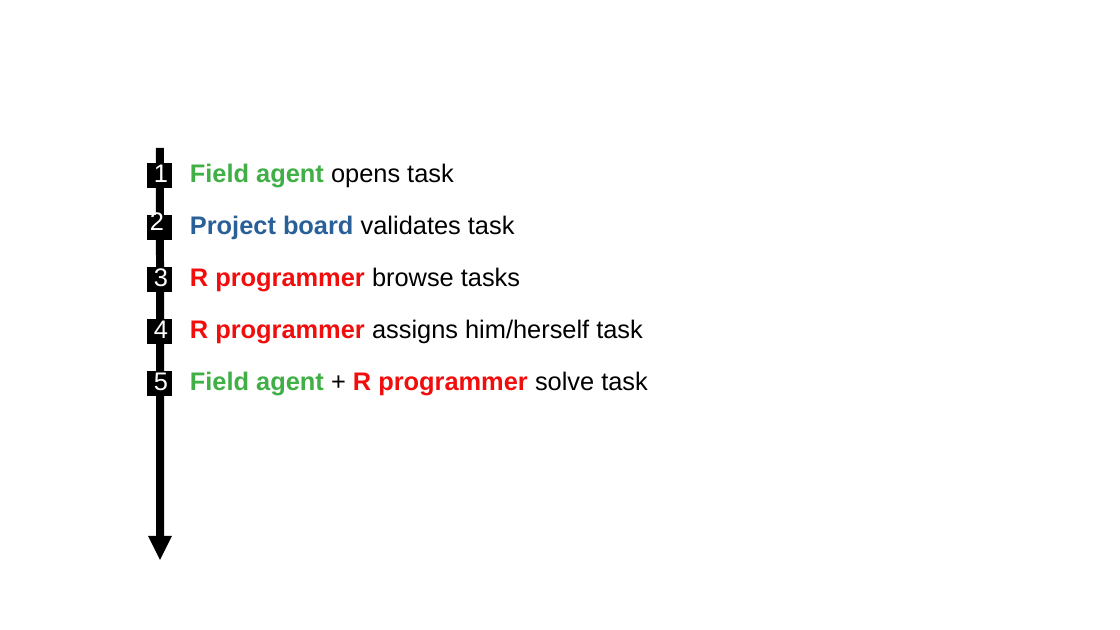
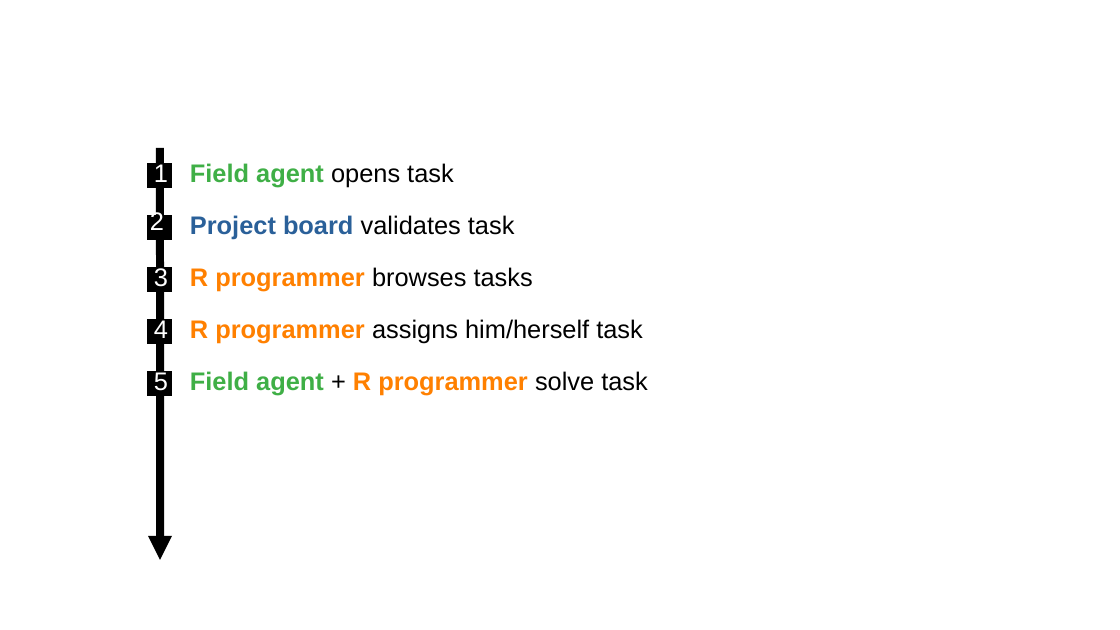
Before and after one commit to matthieugold/covid-19-challenge, a slide deck: slide 38 of docs/dscc_presentation/dscc_presentation.odp. Drawn at 1120x630 pixels with LibreOffice and Linux fonts; fonts in the diff are those of the drawing. Boxes give left, top, right and bottom in pixels: in the first picture for what was removed or moved away, otherwise in the second. Text is boxed around its words. In the diff, an @@ line names an element or a change of style, - is before the commit and + after.

```diff
--- a/docs/dscc_presentation/dscc_presentation.odp
+++ b/docs/dscc_presentation/dscc_presentation.odp
@@ text at (190,267,533,291): text changed; text colour #F10D0C to #000000; bold off @@
-R programmer browse tasks
+R programmer browses tasks
@@ text "R programmer assigns him/herself task" at (190,319,643,343): text colour #F10D0C to #FF8000 in "R programmer" @@
@@ text "Field agent + R programmer ..." at (190,371,648,395): text colour #F10D0C to #FF8000 in "R programmer" @@
```
Also in this commit, not shown: 10 other slides changed, 1 other file.
